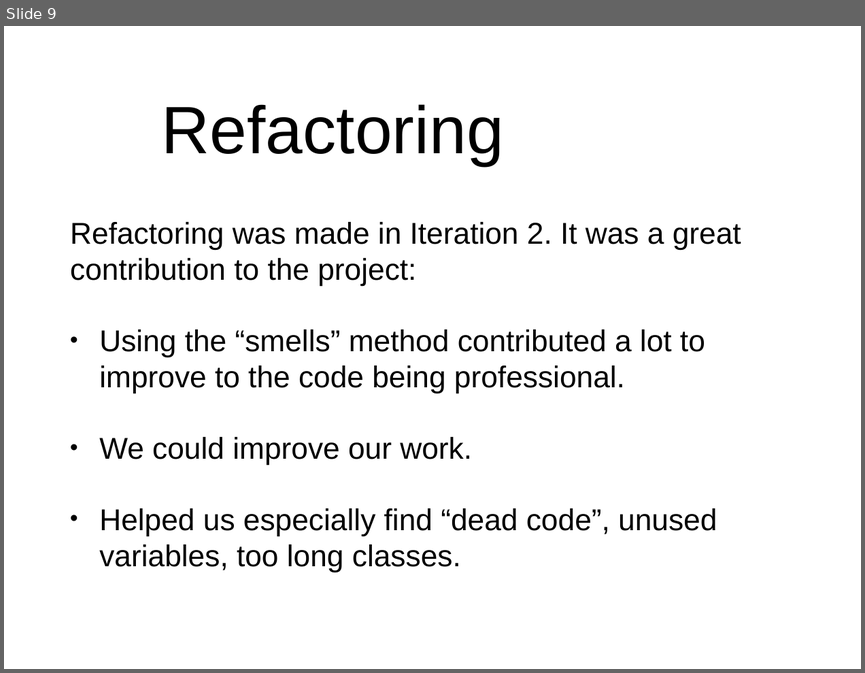
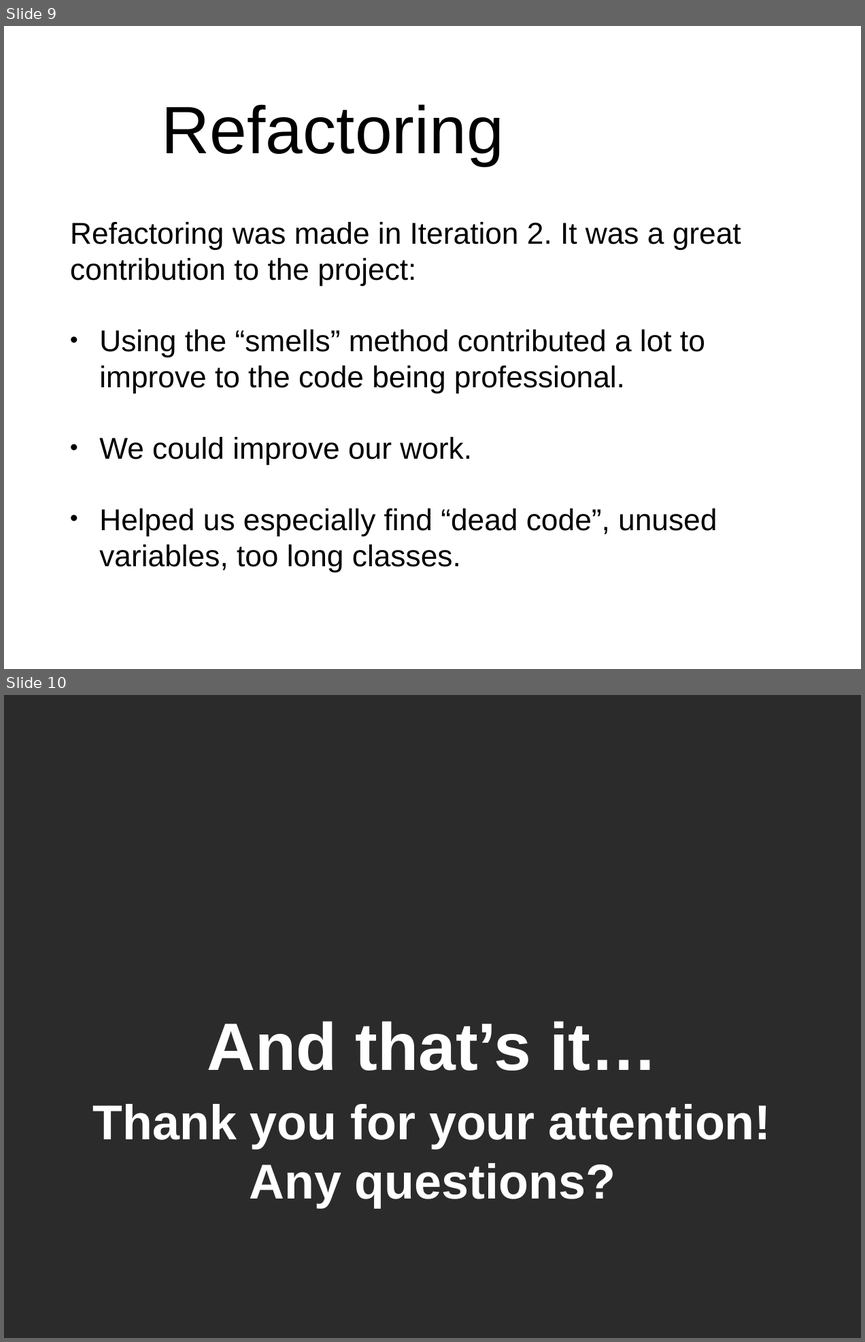
Before and after one commit to moria0525/MadeinJLM-students, a slide deck: docs/madeinjlm_s_summary.pptx. Shown one above the other, each under a label of ours: slide 9 before the commit, slides 9 and 10 after it. The pictures are 865x673 and 865x1342 pixels, drawn with LibreOffice and Linux fonts; fonts in the diff are those of the drawing; background and template pictures are left out; a plain dark background stands for a picture behind light text. Boxes give left, top, right and bottom in pixels: in the first picture for what was removed or moved away, otherwise in the second. Text is boxed around its words. In the diff, an @@ line names an element or a change of style, - is before the commit and + after.

Commit message:
Summary slides editing

```diff
--- a/docs/madeinjlm_s_summary.pptx
+++ b/docs/madeinjlm_s_summary.pptx
@@ slide 10 added at [4,695,861,1338], background picture (left out) @@
@@ title added at [207,1021,657,1070], 80 pt, text #FFFFFF, bold @@
+And that’s it…
@@ subtitle added at [93,1104,771,1207], 58.4 pt, text #FFFFFF, bold @@
+Thank you for your attention!
+Any questions?
```
